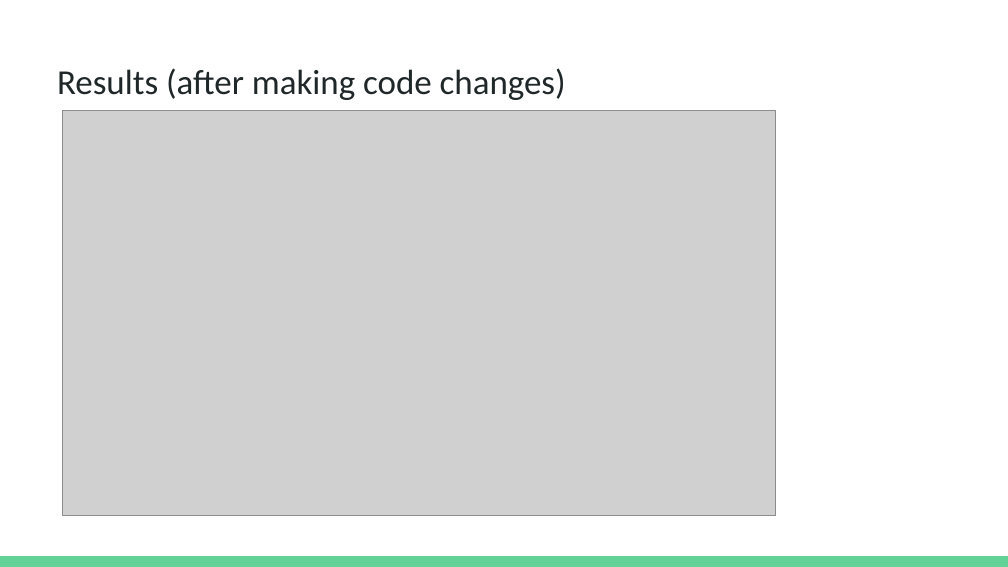
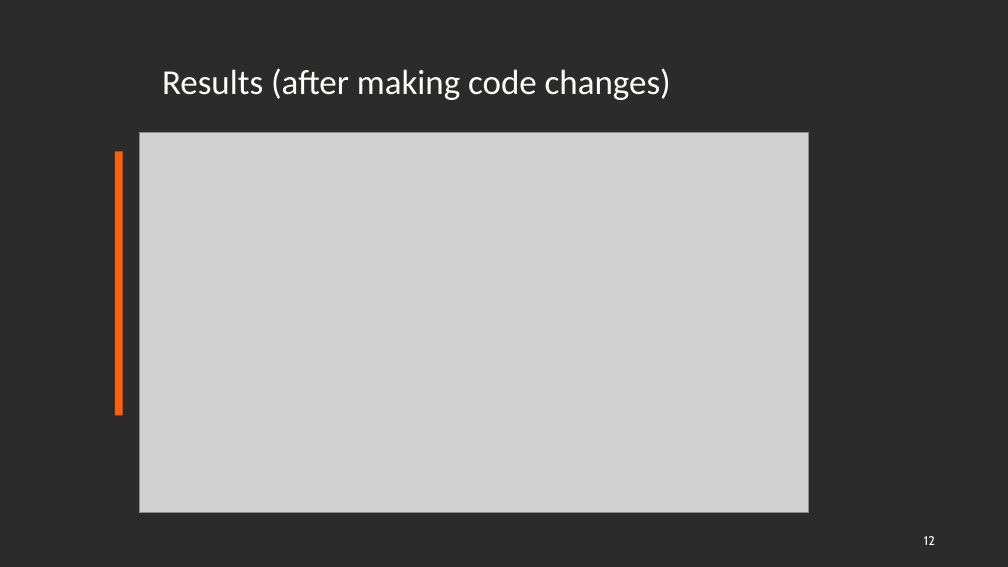
Before and after one commit to dbiswas0605/MCS-DS-CS598-DLH-HiCu, a slide deck: slide 12 of Presentation/CS598 DL4H Project Presentation.pptx. Drawn at 1008x567 pixels with LibreOffice and Linux fonts; fonts in the diff are those of the drawing; grey boxes stand for pictures; background and template pictures are left out; a plain dark background stands for a picture behind light text. Boxes give left, top, right and bottom in pixels: in the first picture for what was removed or moved away, otherwise in the second. Text is boxed around its words. In the diff, an @@ line names an element or a change of style, - is before the commit and + after.

```diff
--- a/Presentation/CS598 DL4H Project Presentation.pptx
+++ b/Presentation/CS598 DL4H Project Presentation.pptx
@@ background #FFFFFF to picture (left out) @@
@@ title "Results (after making code changes)": place and size @@
-title "Results (after making code changes)" at [57,68,566,100]
+title "Results (after making code changes)" at [162,68,671,100]
@@ title "Results (after making code changes)" at [162,68,671,100]: text colour #202729 to #FFFFFD @@
@@ picture: place and size @@
-picture at [62,110,775,515]
+picture at [139,132,808,513]
@@ rectangle added at [115,151,123,415], fill #FF5F05 @@
@@ page number added at [924,536,935,545], 9 pt, text #FFFFFF @@
+12
@@ rectangle removed at [0,556,1008,567] @@
```
Also in this commit, not shown: 13 other slides changed, 1 slide added, 1 other file.
